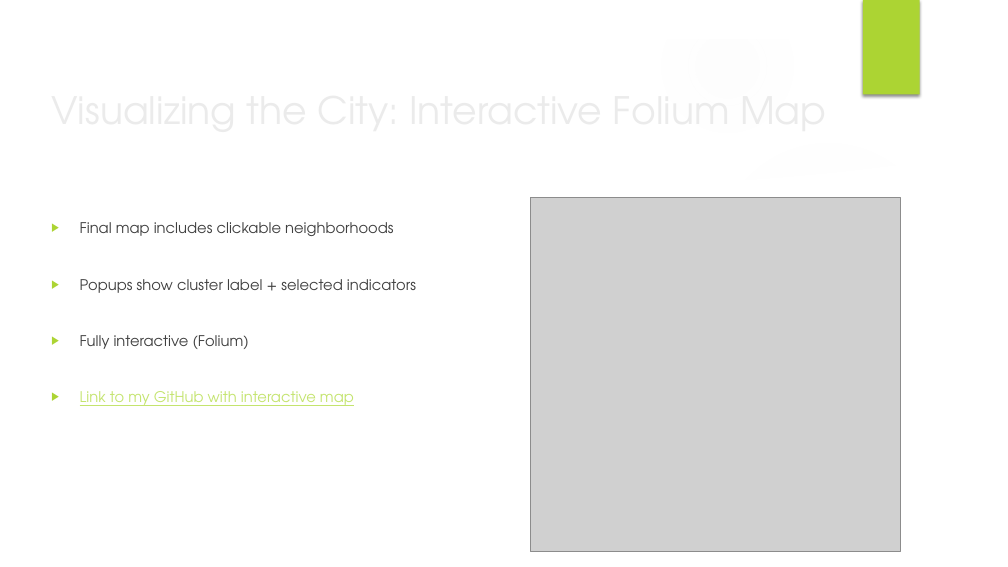
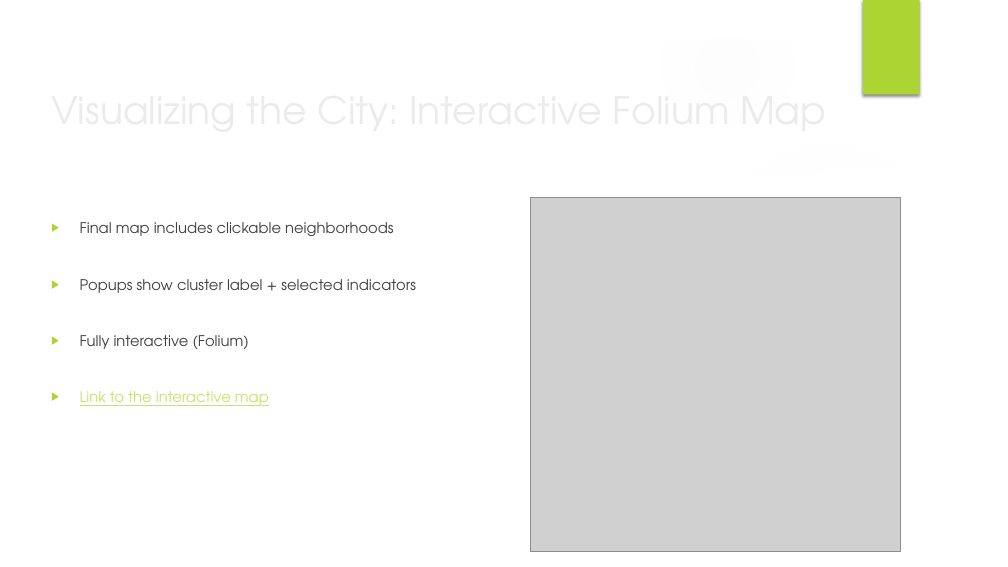
Before and after one commit to IvanOsipovDS/nivel-de-vida-ba, a slide deck: slide 9 of presentation/Classifying_Buenos_Aires_Neighborhoods_by_Quality_of_Life.pptx. Drawn at 1008x567 pixels with LibreOffice and Linux fonts; fonts in the diff are those of the drawing; grey boxes stand for pictures; background and template pictures are left out. Boxes give left, top, right and bottom in pixels: in the first picture for what was removed or moved away, otherwise in the second. Text is boxed around its words. In the diff, an @@ line names an element or a change of style, - is before the commit and + after.

```diff
--- a/presentation/Classifying_Buenos_Aires_Neighborhoods_by_Quality_of_Life.pptx
+++ b/presentation/Classifying_Buenos_Aires_Neighborhoods_by_Quality_of_Life.pptx
@@ text at (80, 391, 269, 406): text changed @@
-▶ Link to my GitHub with interactive map
+▶ Link to the interactive map
```
Also in this commit, not shown: 2 other files.
